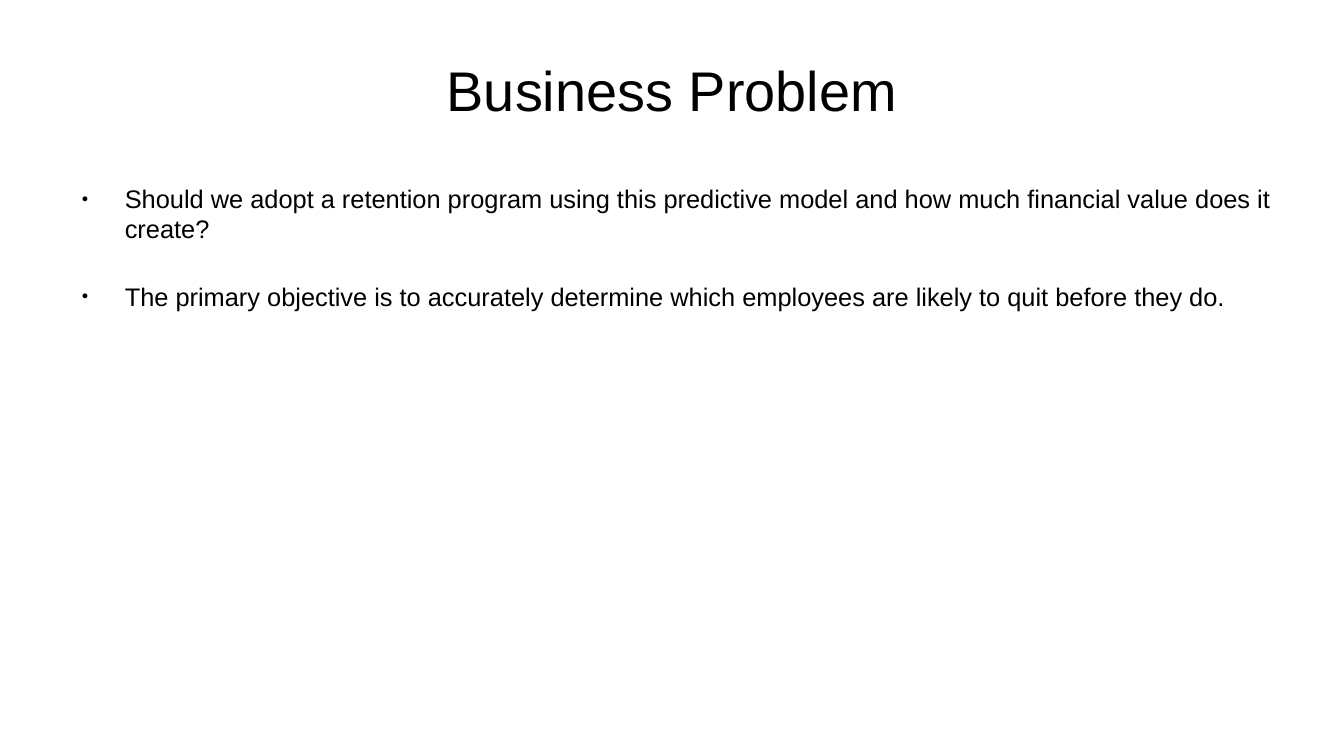
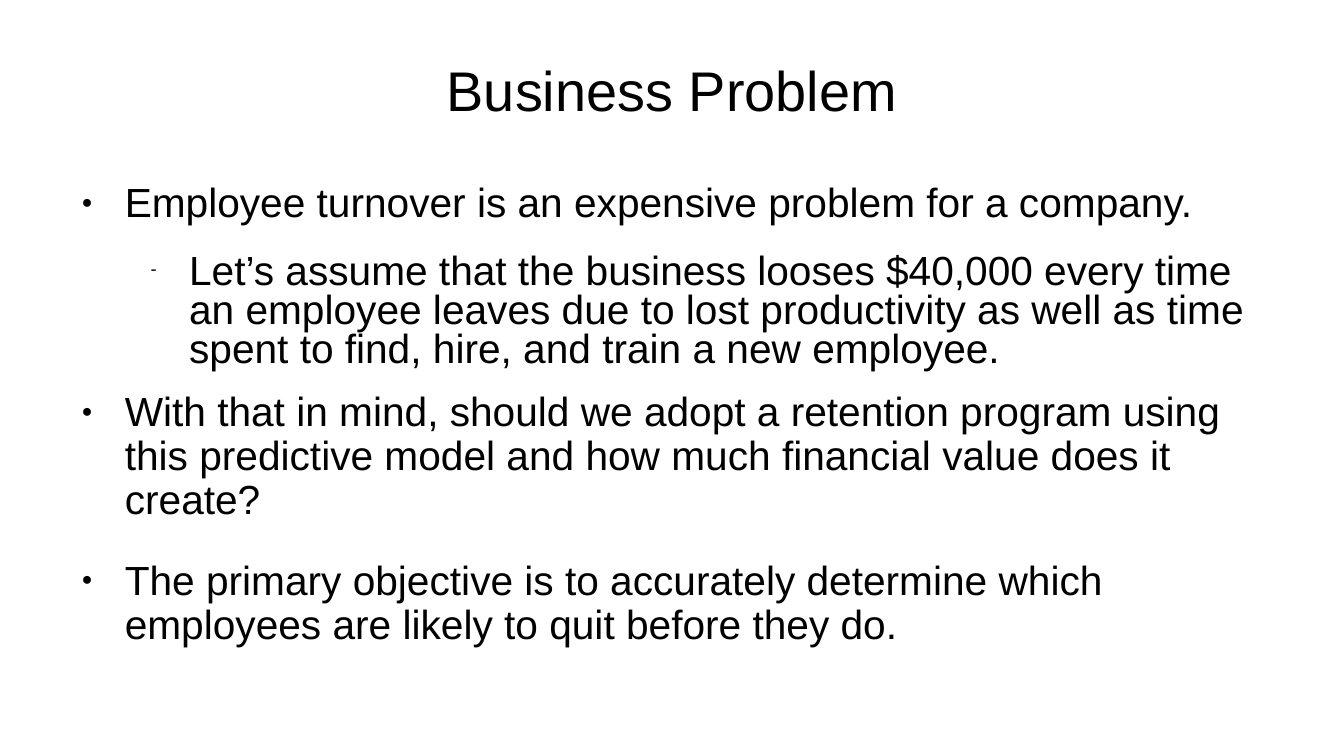
Before and after one commit to sbowler/project-one, a slide deck: slide 2 of presentations/project2_presentation.pptx. Drawn at 1344x756 pixels with LibreOffice and Linux fonts; fonts in the diff are those of the drawing; background and template pictures are left out. Boxes give left, top, right and bottom in pixels: in the first picture for what was removed or moved away, otherwise in the second. Text is boxed around its words. In the diff, an @@ line names an element or a change of style, - is before the commit and + after.

```diff
--- a/presentations/project2_presentation.pptx
+++ b/presentations/project2_presentation.pptx
@@ text at [125,187,1244,478]: text changed; size 15 to 24 pt @@
-● Should we adopt a retention program using this predictive model and how much financial value does it create?
+● Employee turnover is an expensive problem for a company.
+    – Let’s assume that the business looses $40,000 every time an employee leaves due to lost productivity as well as time spent to find, hire, and train a new employee.
+● With that in mind, should we adopt a retention program using this predictive model and how much financial value does it create?
@@ text at [125,565,1103,646]: size 15 to 24 pt in "The primary objective is to accurately determine ..."; line spacing 1 to 0.9 @@
```
Also in this commit, not shown: 7 other slides changed, 5 slides added.
